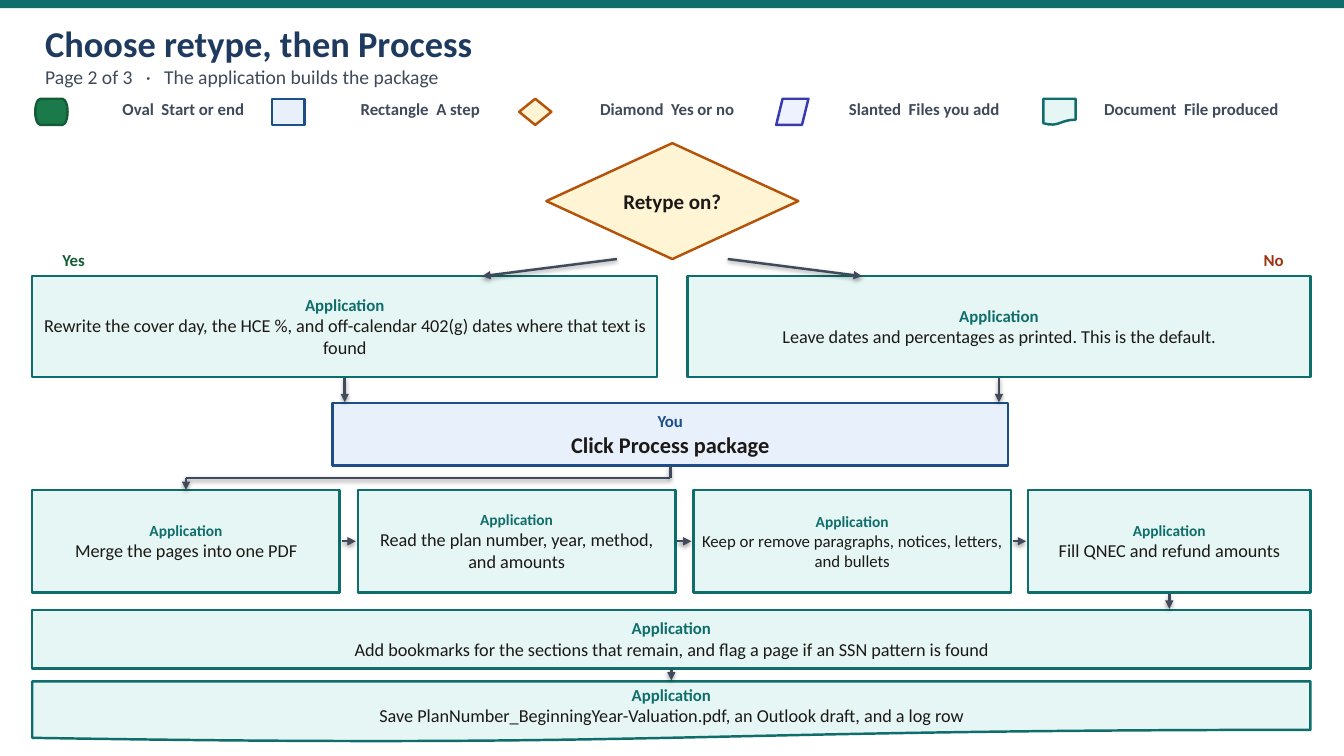
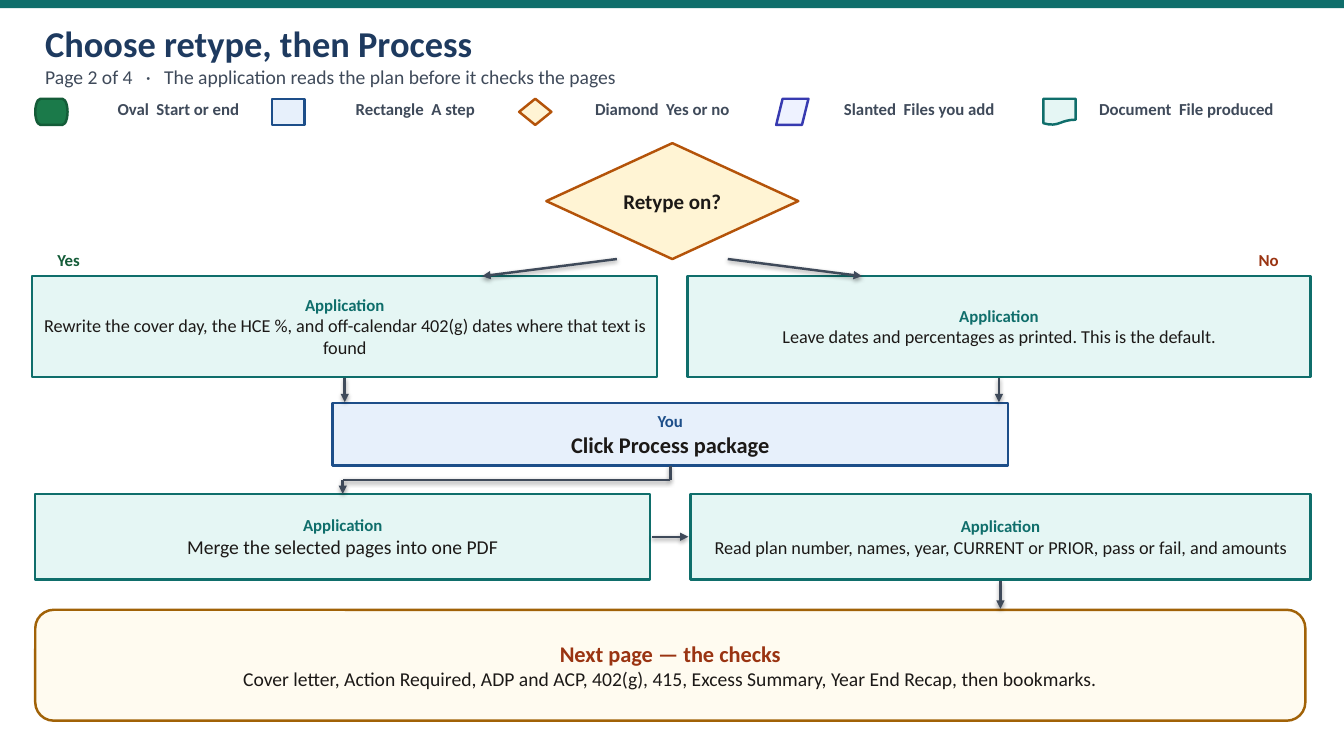
Before and after one commit to daminijaiswal1189-coder/document-processing-app, a slide deck: slide 2 of new-app/docs/Application-Flowchart.pptx. Drawn at 1344x756 pixels with LibreOffice and Linux fonts; fonts in the diff are those of the drawing. Boxes give left, top, right and bottom in pixels: in the first picture for what was removed or moved away, otherwise in the second. Text is boxed around its words. In the diff, an @@ line names an element or a change of style, - is before the commit and + after.

```diff
--- a/new-app/docs/Application-Flowchart.pptx
+++ b/new-app/docs/Application-Flowchart.pptx
@@ text at bbox=[45, 70, 615, 88]: text changed @@
-Page 2 of 3 · The application builds the package
+Page 2 of 4 · The application reads the plan before it checks the pages
@@ 7 texts: place and size @@
-7 texts at bbox=[62, 103, 1284, 266]
+7 texts at bbox=[57, 103, 1279, 266]
@@ rectangle "Application": place and size @@
-rectangle "Application" at bbox=[32, 490, 340, 593]
+rectangle "Application" at bbox=[35, 494, 650, 580]
@@ line moved from (670, 478) - (186, 478) to (670, 480) - (343, 480) @@
@@ arrow moved from (186, 478) - (186, 490) to (343, 480) - (343, 494) @@
@@ rectangle "Application": place and size @@
-rectangle "Application" at bbox=[358, 490, 676, 593]
+rectangle "Application" at bbox=[691, 494, 1311, 580]
@@ rectangle removed at bbox=[694, 490, 1011, 593] @@
-Application
-Keep or remove paragraphs, notices, letters, and bullets
@@ rectangle removed at bbox=[1028, 490, 1311, 593] @@
-Application
-Fill QNEC and refund amounts
@@ text in rectangle at bbox=[303, 519, 382, 534]: size 11 to 12 pt in "Application" @@
@@ arrow moved from (678, 541) - (692, 541) to (652, 537) - (689, 537) @@
@@ text in rectangle at bbox=[961, 520, 1040, 535]: size 11 to 12 pt in "Application" @@
@@ text in rectangle at bbox=[187, 540, 498, 558]: text changed; size 13 to 14 pt @@
-Merge the pages into one PDF
+Merge the selected pages into one PDF
@@ arrow removed from (342, 541) to (356, 541) @@
@@ text in rectangle at bbox=[715, 541, 1287, 557]: text changed @@
-Read the plan number, year, method, and amounts
+Read plan number, names, year, CURRENT or PRIOR, pass or fail, and amounts
@@ arrow removed from (1013, 541) to (1026, 541) @@
@@ arrow moved from (1170, 594) - (1170, 609) to (1001, 581) - (1001, 609) @@
@@ rectangle removed at bbox=[32, 610, 1311, 668] @@
-Application
-Add bookmarks for the sections that remain, and flag a page if an SSN pattern is found
@@ rounded rectangle added at bbox=[35, 610, 1306, 721], fill #FFFBF0, outline #A16207 1.75 pt, 14 pt, text #1C1917 @@
+Next page — the checks
+Cover letter, Action Required, ADP and ACP, 402(g), 415, Excess Summary, Year End Recap, then bookmarks.
@@ flow chart document removed at bbox=[32, 682, 1311, 742] @@
-Application
-Save PlanNumber_BeginningYear-Valuation.pdf, an Outlook draft, and a log row
@@ arrow removed from (671, 669) to (671, 681) @@
```
Also in this commit, not shown: 2 other slides changed, 1 slide added.
